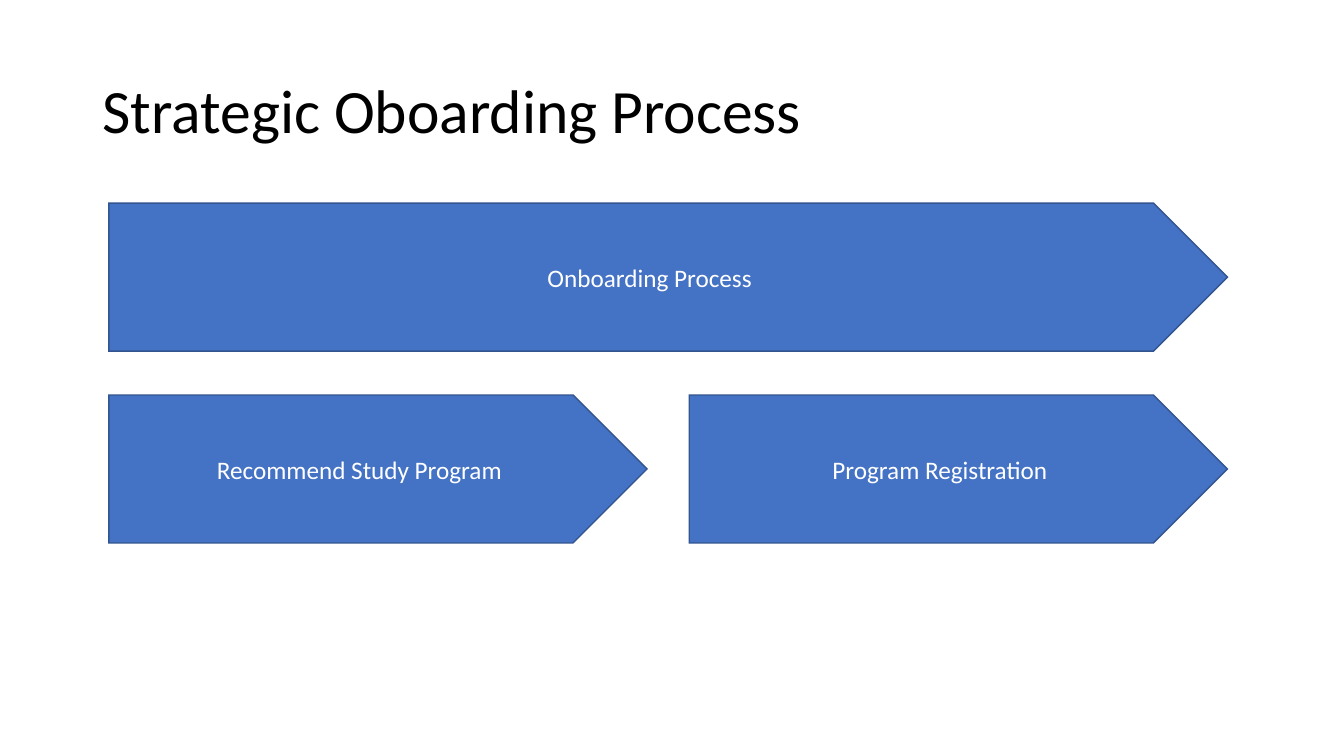
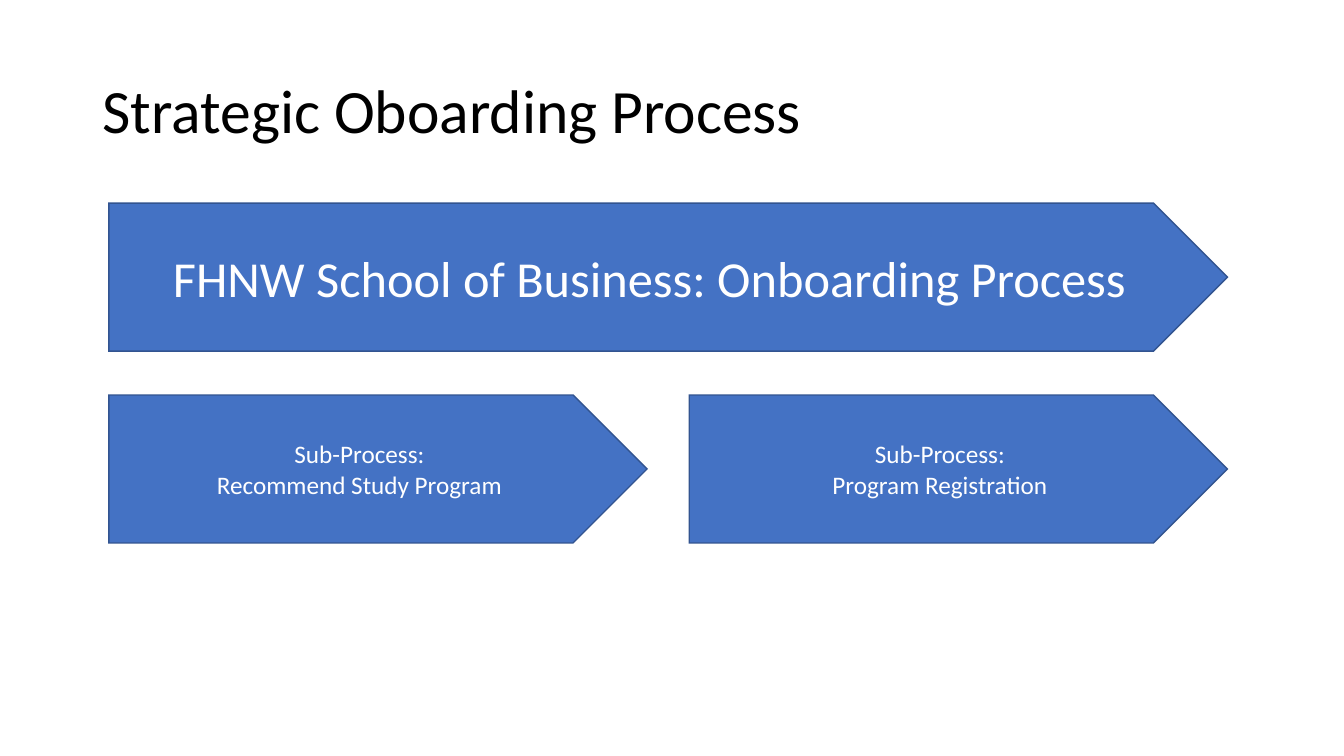
Before and after one commit to DigiBP/digibp-monterosa, a slide deck: slide 1 of Submission Documents/Strategic Oboarding Process.pptx. Drawn at 1344x756 pixels with LibreOffice and Linux fonts; fonts in the diff are those of the drawing. Boxes give left, top, right and bottom in pixels: in the first picture for what was removed or moved away, otherwise in the second. Text is boxed around its words. In the diff, an @@ line names an element or a change of style, - is before the commit and + after.

Commit message:
powerpoint update

```diff
--- a/Submission Documents/Strategic Oboarding Process.pptx
+++ b/Submission Documents/Strategic Oboarding Process.pptx
@@ text in pentagon arrow at bbox=[173, 262, 1126, 306]: text changed; size 18 to 36 pt @@
-Onboarding Process
+FHNW School of Business: Onboarding Process
@@ text in pentagon arrow at bbox=[294, 445, 424, 463]: paragraph added @@
+Sub-Process:
@@ text in pentagon arrow at bbox=[875, 445, 1005, 463]: paragraph added @@
+Sub-Process:
```
Also in this commit, not shown: 1 slide added.
